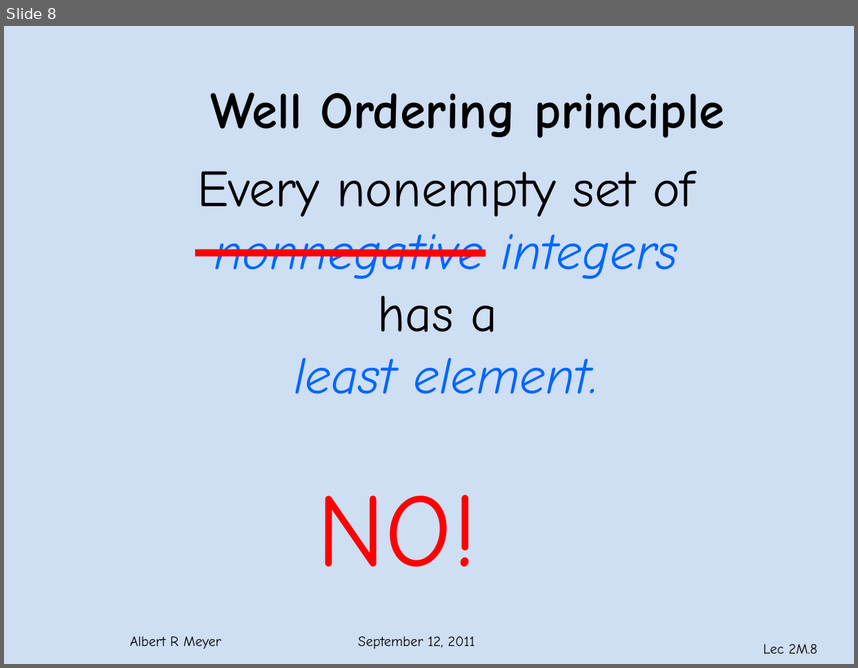
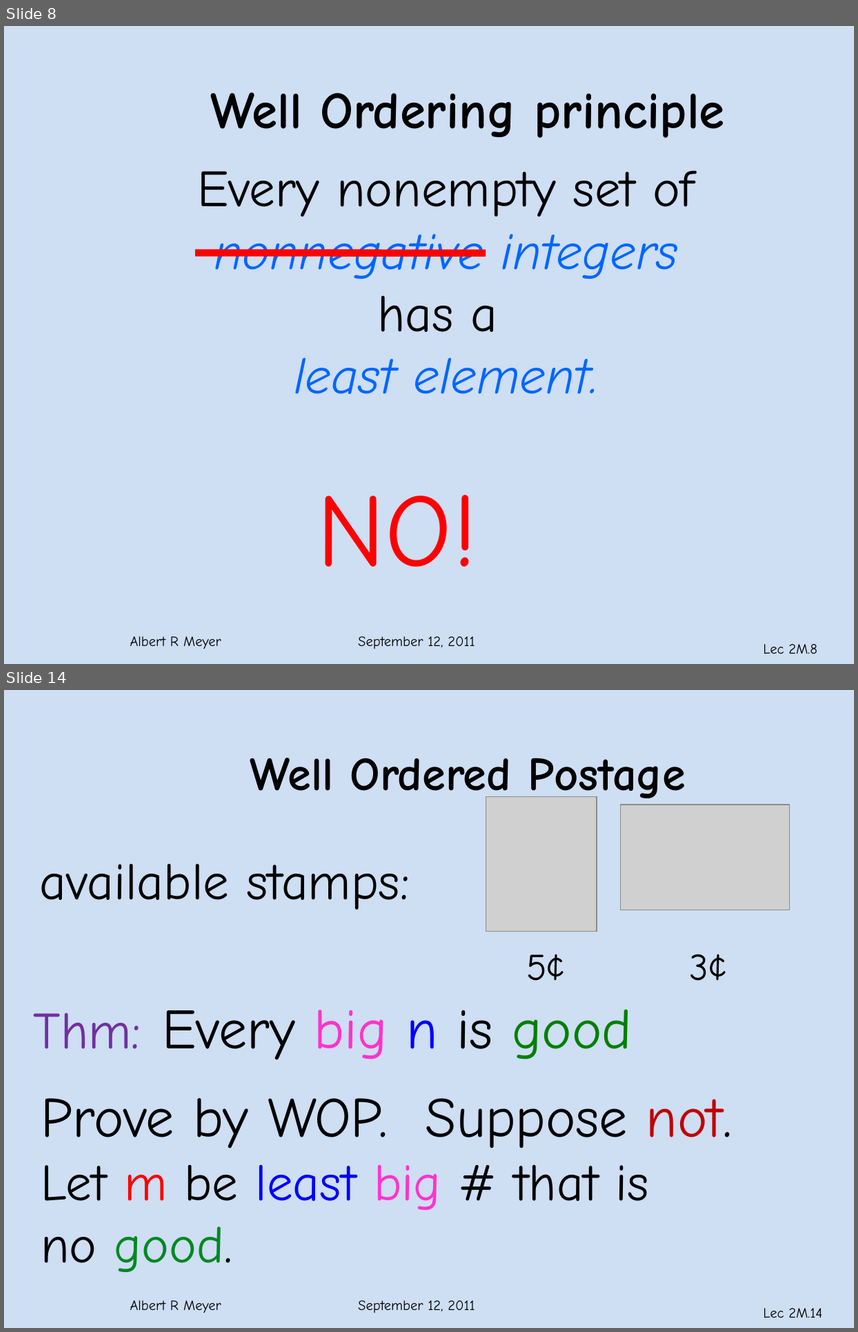
Before and after one commit to armeyer/mcs_web, a slide deck: fall11/slidesF11/slides2m.pptx. Shown one above the other, each under a label of ours: slide 8 before the commit, slides 8 and 14 after it; the slides between them are not shown. The pictures are 858x668 and 858x1332 pixels, drawn with LibreOffice and Linux fonts; fonts in the diff are those of the drawing; grey boxes stand for pictures; background and template pictures are left out. Boxes give left, top, right and bottom in pixels: in the first picture for what was removed or moved away, otherwise in the second. Text is boxed around its words. In the diff, an @@ line names an element or a change of style, - is before the commit and + after.

```diff
--- a/fall11/slidesF11/slides2m.pptx
+++ b/fall11/slidesF11/slides2m.pptx
@@ slide 14 added at box(4, 690, 854, 1328), background #C6D9F1 at 85% opacity; not listed: 2 template elements that a slide beside it also shows @@
@@ title added at box(250, 758, 686, 805), 40 pt, text #000000, bold @@
+Well Ordered Postage
@@ group added at box(40, 796, 791, 980): 3 texts, 2 pictures @@
+available stamps:
+5¢
+3¢
@@ text added at box(34, 1009, 632, 1060), 48 pt, text #000000 @@
+Thm: Every big n is good
@@ text added at box(41, 1098, 732, 1272), 44 pt, text #000000 @@
+Prove by WOP. Suppose not.
+Let m be least big # that is
+no good.
```
Also in this commit, not shown: 5 slides changed, 4 other slides added, 1 other file.
